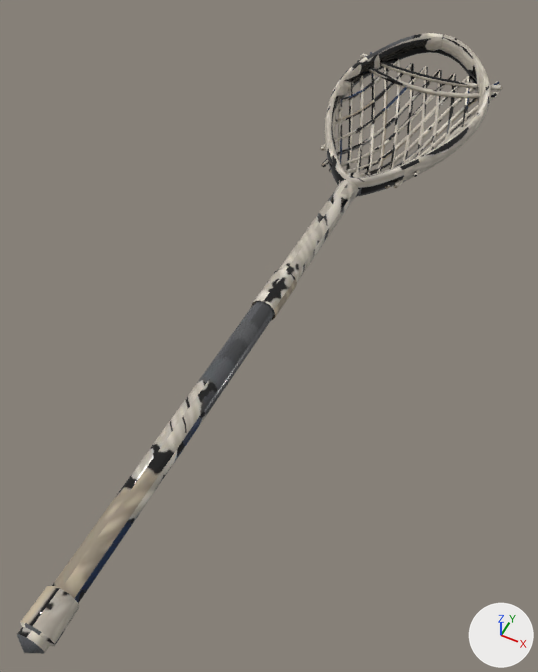
The Blender file 3D/Production/Equipment/GoalieStick/LaxAttack_GoalieStick.blend: old version first, new version second.
Before and after are seen from a 50 mm camera at (0.375, -0.771, 0.858) aimed at (-0.01, 0.0, -0.105). Lighting does not change. The marker at lower right points along +X, +Y and +Z. The picture after the commit comes second.

The scene before the commit, as lines of its bpy script (objects in view):
```python
me_lax_stick_goalie_body = bpy.data.meshes.new('lax_stick_goalie_body')
me_lax_stick_goalie_body.from_pydata(...)  # 1948 vertices, 2050 faces; spans x -0.17..0.17, y -0.63..0.87, z -0.09..0.06
me_lax_stick_goalie_body.polygons.foreach_set('use_smooth', [True] * 2050)
me_lax_stick_goalie_body.materials.append(mat_m_lax_stick_goalie_atlas)
ob_lax_stick_goalie_body = bpy.data.objects.new('lax_stick_goalie_body', me_lax_stick_goalie_body)
ob_lax_stick_goalie_body.location = (0.0, 0.0, 0.0)
```
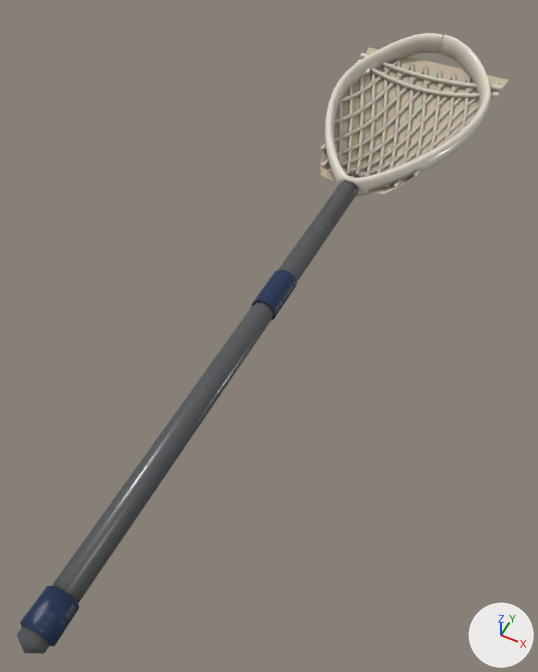
Location of each change, (x1, y1, x2, y2) in pixels of the pictures (538 x 672 px):
'lax_stick_goalie_body', reshaped: before (17, 33, 503, 654); after (17, 33, 509, 654)
part 1 of me_lax_stick_goalie_body, added (beige): after (320, 47, 509, 194)
part 2 of me_lax_stick_goalie_body, surface changed: (17, 33, 503, 654) in both

Edits to the bpy script that builds the scene:
```text
Change me_lax_stick_goalie_body:
    used by ob_lax_stick_goalie_body; location = (0.0, 0.0, 0.0)
    remove me_lax_stick_goalie_body.from_pydata(...)  # 1948 vertices, 2050 faces; spans x -0.17..0.17, y -0.63..0.87, z -0.09..0.06
    add me_lax_stick_goalie_body.from_pydata(...)  # 2143 vertices, 2218 faces; spans x -0.17..0.17, y -0.63..0.87, z -0.09..0.06
    me_lax_stick_goalie_body part 1: a new loose piece of 195 vertices spanning x -0.17..0.17, y 0.33..0.84, z -0.09..0.0, in mat_m_lax_stick_goalie_atlas
    me_lax_stick_goalie_body part 2: 2050 kept faces spanning x -0.17..0.17, y -0.63..0.87, z -0.09..0.06 get new texture (UV) coordinates
```
